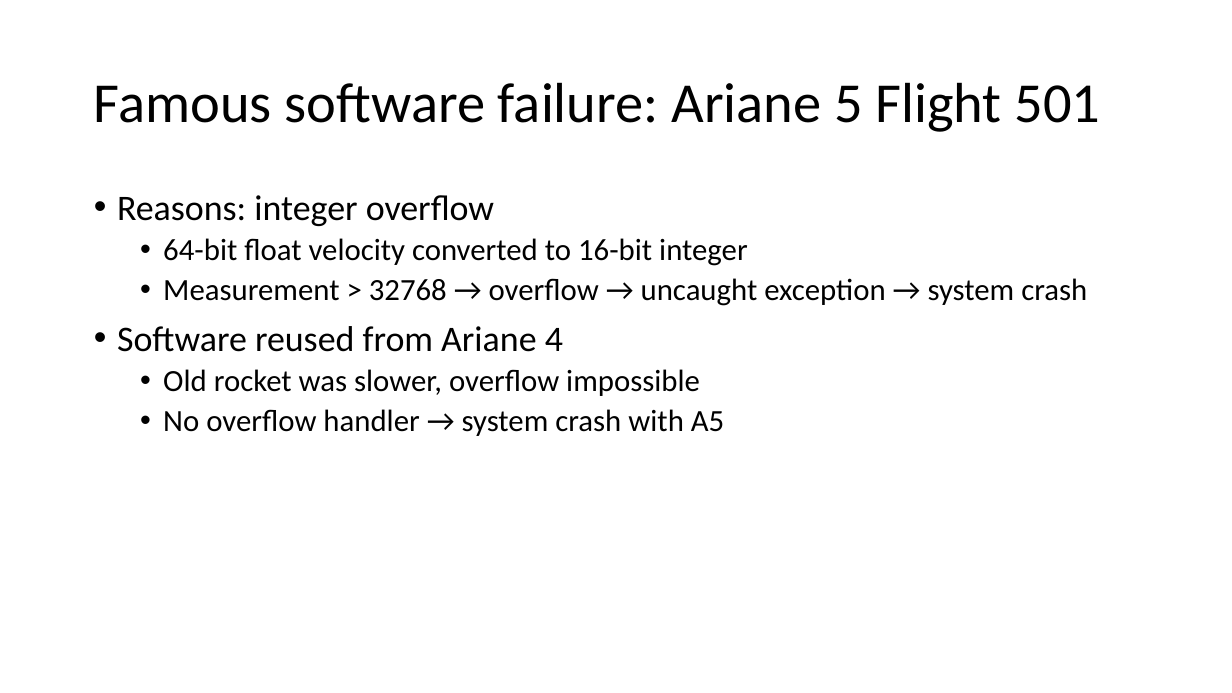
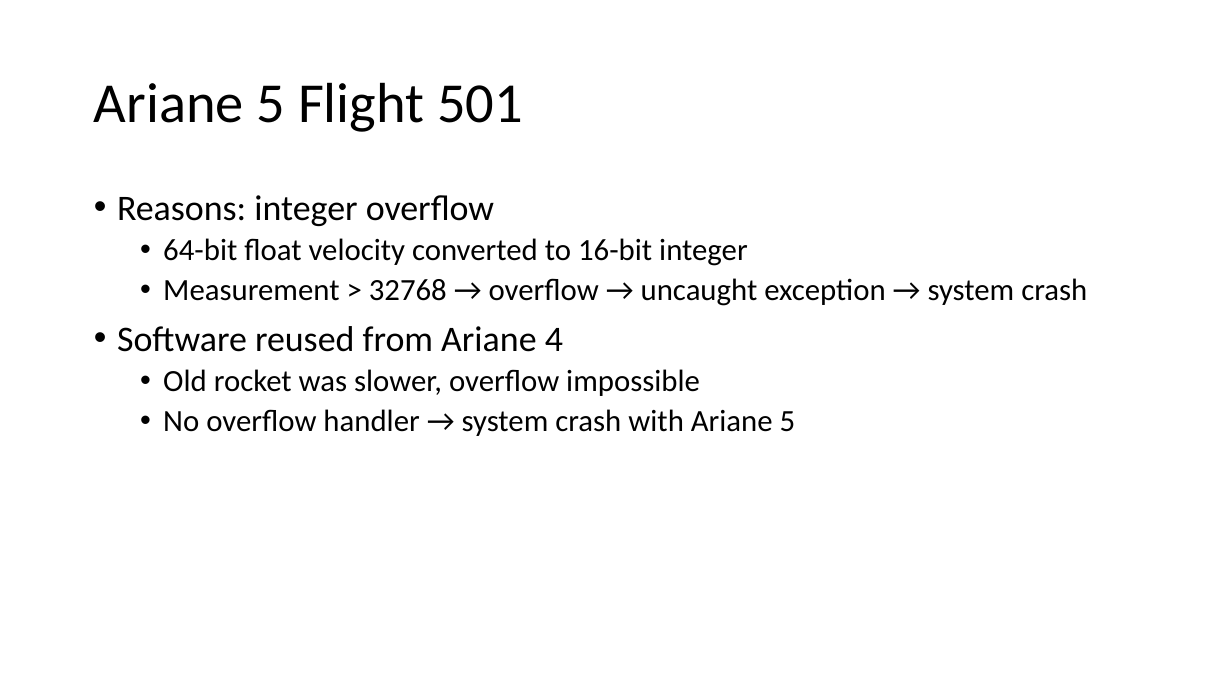
Before and after one commit to tongzhou80/cs6100, a slide deck: slide 11 of slides/Lecture1.pptx. Drawn at 1232x693 pixels with LibreOffice and Linux fonts; fonts in the diff are those of the drawing; background and template pictures are left out. Boxes give left, top, right and bottom in pixels: in the first picture for what was removed or moved away, otherwise in the second. Text is boxed around its words. In the diff, an @@ line names an element or a change of style, - is before the commit and + after.

```diff
--- a/slides/Lecture1.pptx
+++ b/slides/Lecture1.pptx
@@ title at [94, 82, 523, 132]: text changed @@
-Famous software failure: Ariane 5 Flight 501
+Ariane 5 Flight 501
@@ text at [163, 409, 796, 436]: text changed @@
-  • No overflow handler → system crash with A5
+  • No overflow handler → system crash with Ariane 5
```
Also in this commit, not shown: 6 other slides changed, 4 slides added, 1 slide removed, 1 other file.
